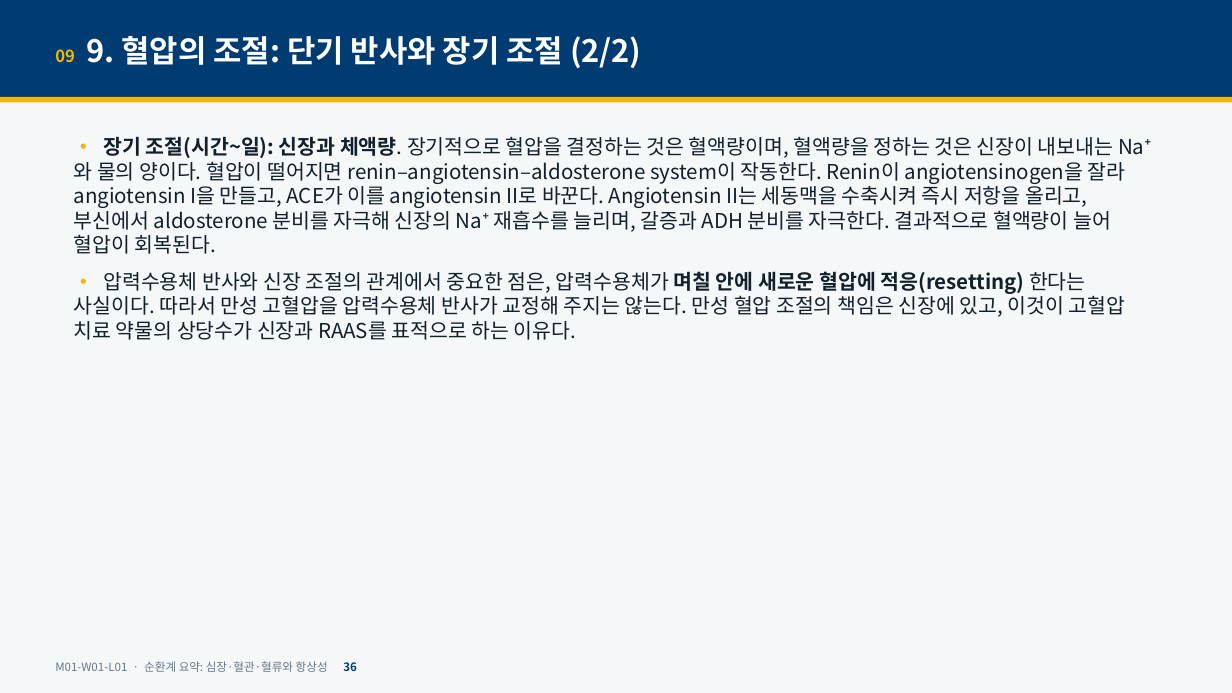
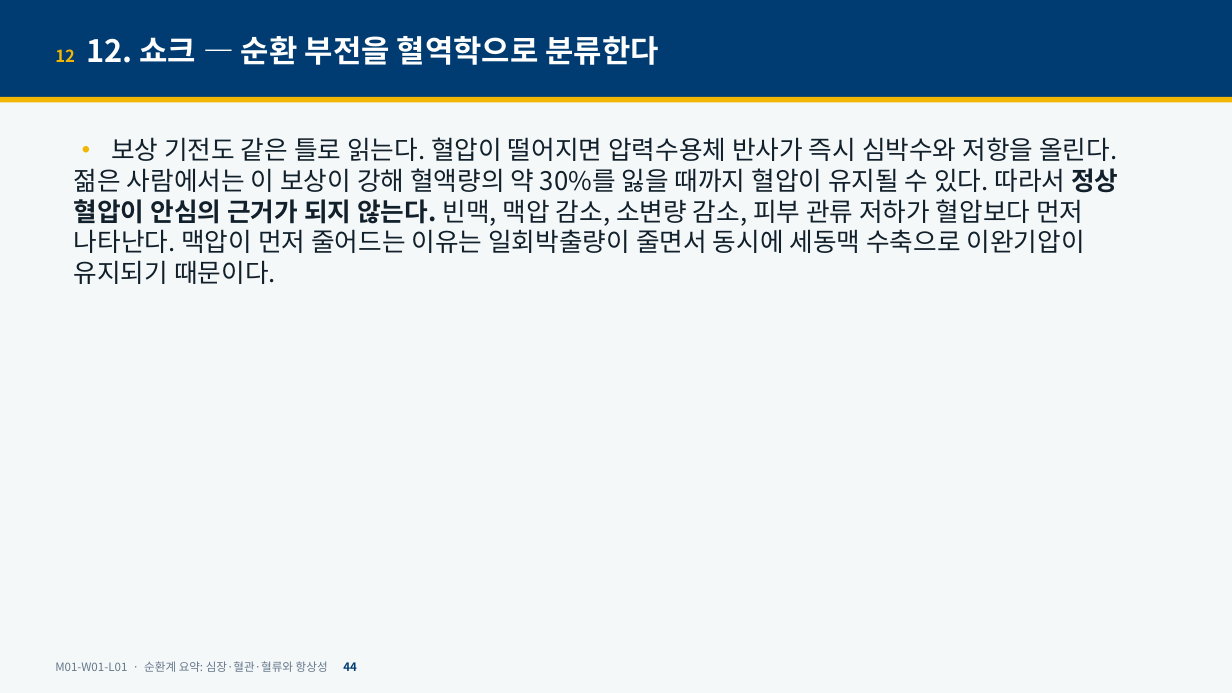
Before and after one commit to hoperiasd2/hoperiasd2.github.io, a slide deck: slide 44 of curriculum/M01/W01/L01/slides.pptx (slide 36 before the commit). Drawn at 1232x693 pixels with LibreOffice and Linux fonts; fonts in the diff are those of the drawing. Boxes give left, top, right and bottom in pixels: in the first picture for what was removed or moved away, otherwise in the second. Text is boxed around its words. In the diff, an @@ line names an element or a change of style, - is before the commit and + after.

```diff
--- a/curriculum/M01/W01/L01/slides.pptx
+++ b/curriculum/M01/W01/L01/slides.pptx
@@ text at [55,36,658,65]: text changed @@
-09 9. 혈압의 조절: 단기 반사와 장기 조절 (2/2)
+12 12. 쇼크 — 순환 부전을 혈역학으로 분류한다
@@ text at [74,137,1118,284]: text changed; size 16 to 20 pt @@
-• 장기 조절(시간~일): 신장과 체액량. 장기적으로 혈압을 결정하는 것은 혈액량이며, 혈액량을 정하는 것은 신장이 내보내는 Na⁺와 물의 양이다. 혈압이 떨어지면 renin–angiotensin–aldosterone system이 작동한다. Renin이 angiotensinogen을 잘라 angiotensin I을 만들고, ACE가 이를 angiotensin II로 바꾼다. Angiotensin II는 세동맥을 수축시켜 즉시 저항을 올리고, 부신에서 aldosterone 분비를 자극해 신장의 Na⁺ 재흡수를 늘리며, 갈증과 ADH 분비를 자극한다. 결과적으로 혈액량이 늘어 혈압이 회복된다.
-• 압력수용체 반사와 신장 조절의 관계에서 중요한 점은, 압력수용체가 며칠 안에 새로운 혈압에 적응(resetting) 한다는 사실이다. 따라서 만성 고혈압을 압력수용체 반사가 교정해 주지는 않는다. 만성 혈압 조절의 책임은 신장에 있고, 이것이 고혈압 치료 약물의 상당수가 신장과 RAAS를 표적으로 하는 이유다.
+• 보상 기전도 같은 틀로 읽는다. 혈압이 떨어지면 압력수용체 반사가 즉시 심박수와 저항을 올린다. 젊은 사람에서는 이 보상이 강해 혈액량의 약 30%를 잃을 때까지 혈압이 유지될 수 있다. 따라서 정상 혈압이 안심의 근거가 되지 않는다. 빈맥, 맥압 감소, 소변량 감소, 피부 관류 저하가 혈압보다 먼저 나타난다. 맥압이 먼저 줄어드는 이유는 일회박출량이 줄면서 동시에 세동맥 수축으로 이완기압이 유지되기 때문이다.
@@ text at [55,661,357,672]: text changed @@
-M01-W01-L01 · 순환계 요약: 심장·혈관·혈류와 항상성 36
+M01-W01-L01 · 순환계 요약: 심장·혈관·혈류와 항상성 44
```
Also in this commit, not shown: 44 other slides changed, 12 slides added, 9 other files.
